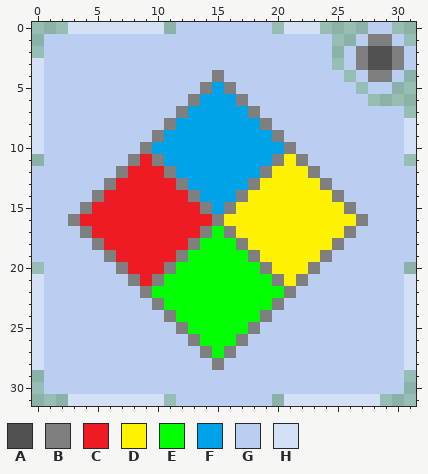
Two versions of one pixel-art sprite, Icons/Simon Says.png. The picture above is the old version.
The file is 32x32 pixels. Colours within 5 levels of each other are drawn and written as one.
Palette (. is transparent): A #515151  B #7f7f7f  C #ed1c24  D #fff200  E #00ff00  F #00a2e8  G #b9cef0  H #d3e0f5
Pixels before, first column x 0:
 0 ...HHHHHHHH.GGGGGGGG.HHH....GG..
 1 .GGGGGGGGGGGGGGGGGGGGGGGG..GBBG.
 2 .GGGGGGGGGGGGGGGGGGGGGGGG.GBAABG
 3 HGGGGGGGGGGGGGGGGGGGGGGGG.GBAABG
 4 HGGGGGGGGGGGGGGBGGGGGGGGGG.GBBG.
 5 HGGGGGGGGGGGGGBFBGGGGGGGGGG.GG..
 6 HGGGGGGGGGGGGBFFFBGGGGGGGGGG....
 7 HGGGGGGGGGGGBFFFFFBGGGGGGGGGGGG.
 8 HGGGGGGGGGGBFFFFFFFBGGGGGGGGGGGH
 9 HGGGGGGGGGBFFFFFFFFFBGGGGGGGGGGH
10 HGGGGGGGGBFFFFFFFFFFFBGGGGGGGGGH
11 .GGGGGGGBCBFFFFFFFFFBDBGGGGGGGG.
12 GGGGGGGBCCCBFFFFFFFBDDDBGGGGGGGG
13 GGGGGGBCCCCCBFFFFFBDDDDDBGGGGGGG
14 GGGGGBCCCCCCCBFFFBDDDDDDDBGGGGGG
15 GGGGBCCCCCCCCCBFBDDDDDDDDDBGGGGG
16 GGGBCCCCCCCCCCCBDDDDDDDDDDDBGGGG
17 GGGGBCCCCCCCCCBEBDDDDDDDDDBGGGGG
18 GGGGGBCCCCCCCBEEEBDDDDDDDBGGGGGG
19 GGGGGGBCCCCCBEEEEEBDDDDDBGGGGGGG
20 .GGGGGGBCCCBEEEEEEEBDDDBGGGGGGG.
21 HGGGGGGGBCBEEEEEEEEEBDBGGGGGGGGH
22 HGGGGGGGGBEEEEEEEEEEEBGGGGGGGGGH
23 HGGGGGGGGGBEEEEEEEEEBGGGGGGGGGGH
24 HGGGGGGGGGGBEEEEEEEBGGGGGGGGGGGH
25 HGGGGGGGGGGGBEEEEEBGGGGGGGGGGGGH
26 HGGGGGGGGGGGGBEEEBGGGGGGGGGGGGGH
27 HGGGGGGGGGGGGGBEBGGGGGGGGGGGGGGH
28 HGGGGGGGGGGGGGGBGGGGGGGGGGGGGGGH
29 .GGGGGGGGGGGGGGGGGGGGGGGGGGGGGG.
30 .GGGGGGGGGGGGGGGGGGGGGGGGGGGGGG.
31 ...HHHHHHHH.GGGGGGGG.HHHHHHHH...
New version:
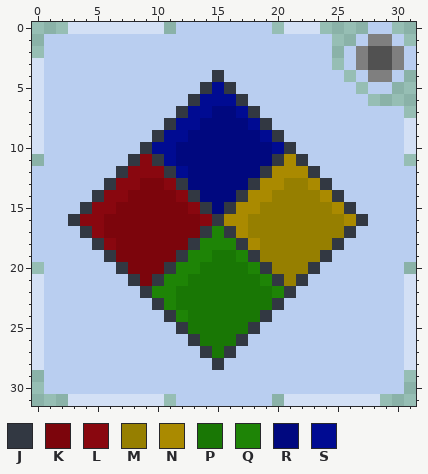
Colours new in this view: J #323842  K #7c050c  L #89070f  M #967f00  N #aa8a00  P #197705  Q #1e8406  R #00087f  S #000b92
Edits made:
Changed rows in their new state; - is an unchanged pixel.
first column x 3:
 4 ------------J------------
 5 -----------JSJ-----------
 6 ----------JSSSJ----------
 7 ---------JSSRRSJ---------
 8 --------JSSRRRRSJ--------
 9 -------JSSRRRRRRSJ-------
10 ------JSSRRRRRRRRSJ------
11 -----JLJSRRRRRRRRJNJ-----
12 ----JLLLJSRRRRRRJNNNJ----
13 ---JLLKKLJRRRRRJNNMMNJ---
14 --JLLKKKKLJRRRJNNMMMMNJ--
15 -JLLKKKKKKLJRJNNMMMMMMNJ-
16 JLLKKKKKKKKLJNNMMMMMMMMNJ
17 -JLKKKKKKKKJQJNMMMMMMMMJ-
18 --JLKKKKKKJQQQJNMMMMMMJ--
19 ---JKKKKKJQQPPQJMMMMMJ---
20 ----JKKKJQQPPPPQJMMMJ----
21 -----JKJQQPPPPPPQJMJ-----
22 ------JQQPPPPPPPPQJ------
23 -------JQPPPPPPPPJ-------
24 --------JQPPPPPPJ--------
25 ---------JPPPPPJ---------
26 ----------JPPPJ----------
27 -----------JPJ-----------
28 ------------J------------
Changed places in both pictures, as pixel boxes (x1, y1, x2, y2):
changed: (68, 70, 368, 370)
